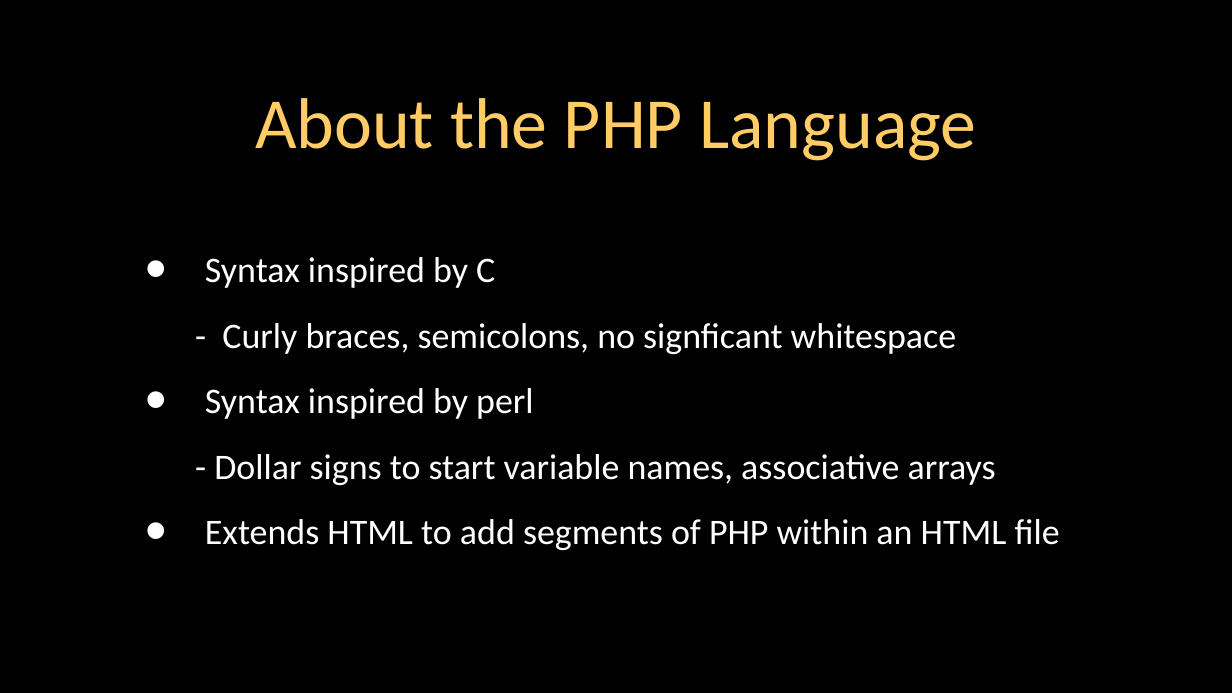
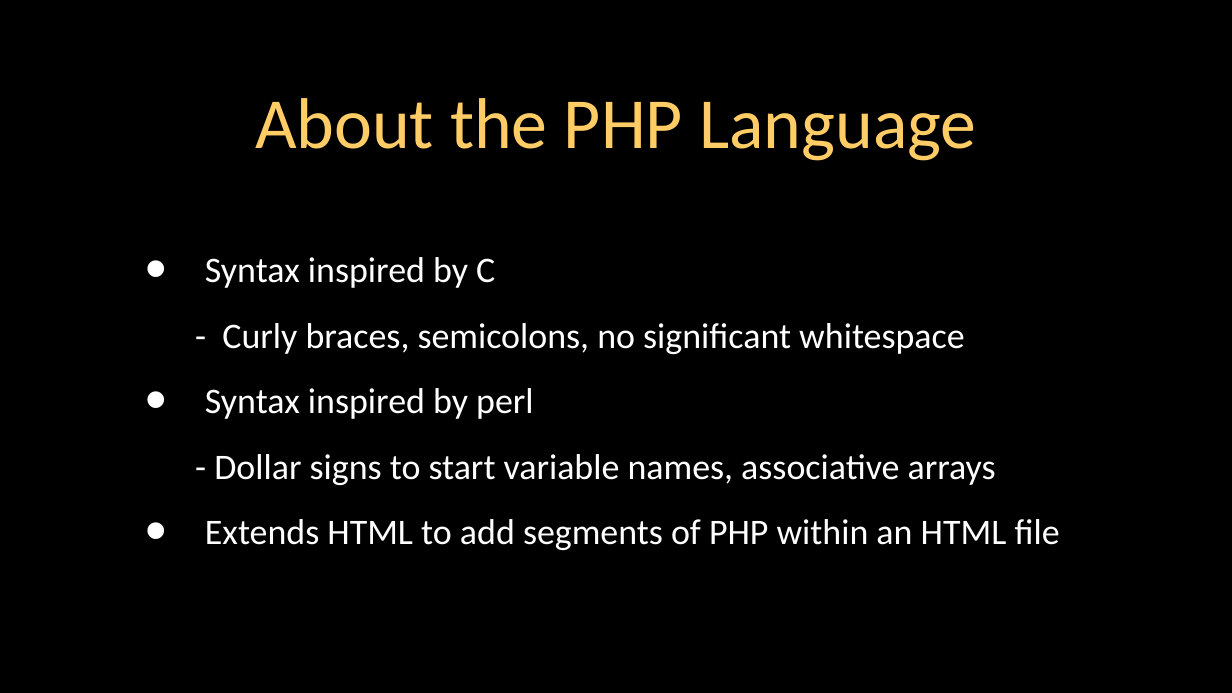
Before and after one commit to csev/wa4e, a slide deck: slide 3 of lectures/PHP-01-Overview.ppt. Drawn at 1232x693 pixels with LibreOffice and Linux fonts; fonts in the diff are those of the drawing. Boxes give left, top, right and bottom in pixels: in the first picture for what was removed or moved away, otherwise in the second. Text is boxed around its words. In the diff, an @@ line names an element or a change of style, - is before the commit and + after.

Commit message:
Update PHP-01-Overview.ppt
some minor typos

```diff
--- a/lectures/PHP-01-Overview.ppt
+++ b/lectures/PHP-01-Overview.ppt
@@ text at box(222, 323, 964, 354): text changed @@
-  - Curly braces, semicolons, no signficant whitespace
+  - Curly braces, semicolons, no significant whitespace
```
Also in this commit, not shown: 4 other slides changed.
